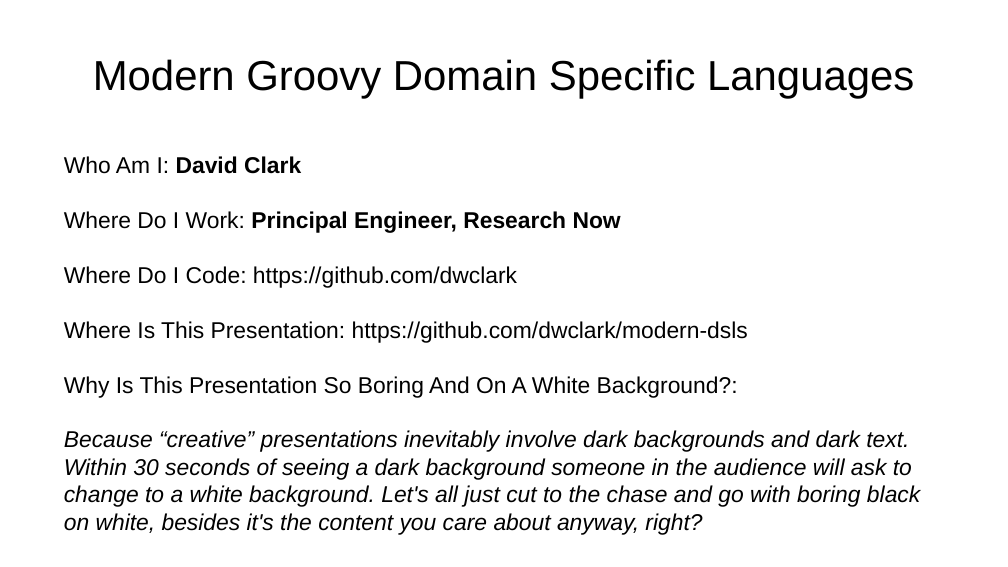
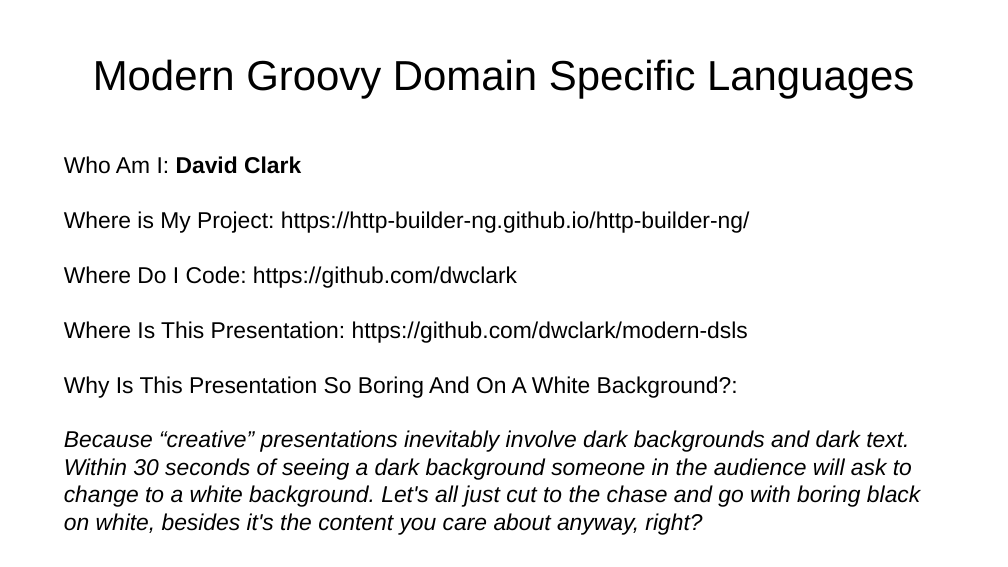
Before and after one commit to dwclark/modern-dsls, a slide deck: slide 1 of presentation.odp. Drawn at 1008x567 pixels with LibreOffice and Linux fonts; fonts in the diff are those of the drawing. Boxes give left, top, right and bottom in pixels: in the first picture for what was removed or moved away, otherwise in the second. Text is boxed around its words. In the diff, an @@ line names an element or a change of style, - is before the commit and + after.

Commit message:
Changes to presentation, finally made emailForIde a real gradle project

```diff
--- a/presentation.odp
+++ b/presentation.odp
@@ text at box(64, 211, 750, 233): text changed; bold off @@
-Where Do I Work: Principal Engineer, Research Now
+Where is My Project: https://http-builder-ng.github.io/http-builder-ng/
```
Also in this commit, not shown: 7 other files.
